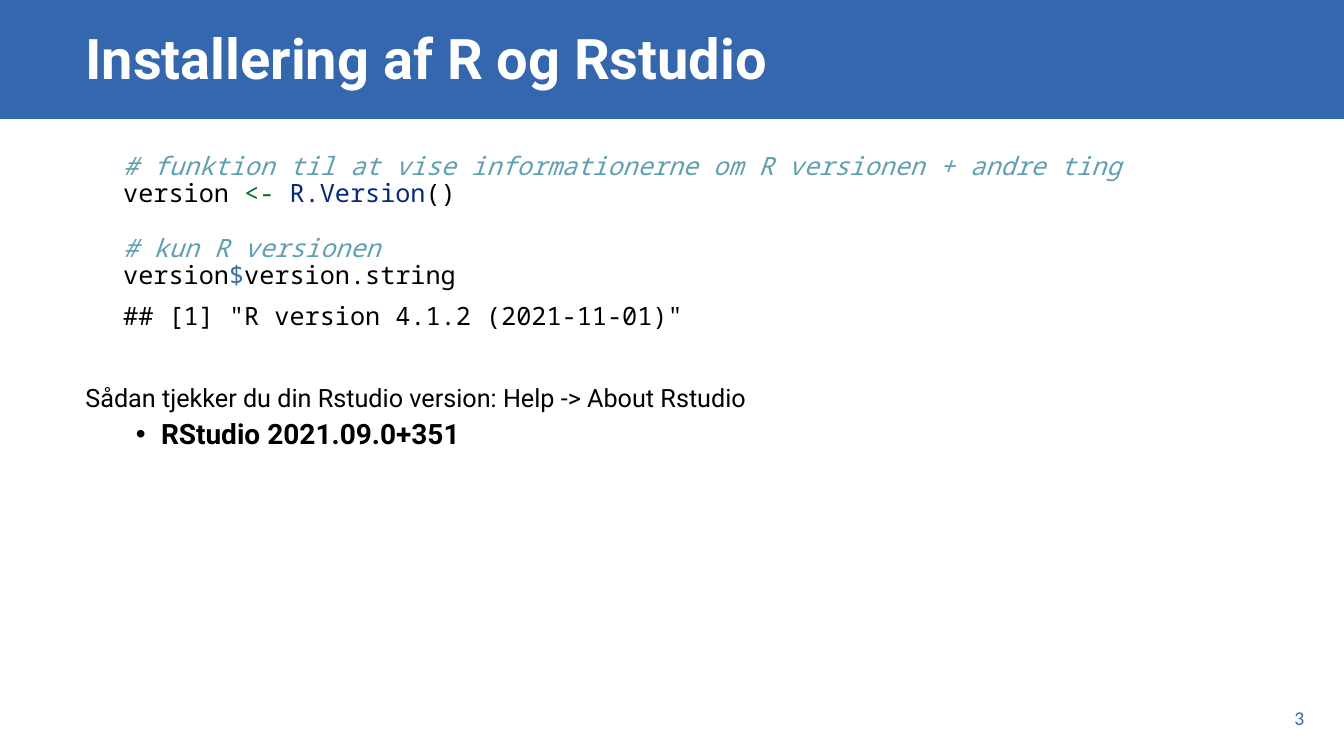
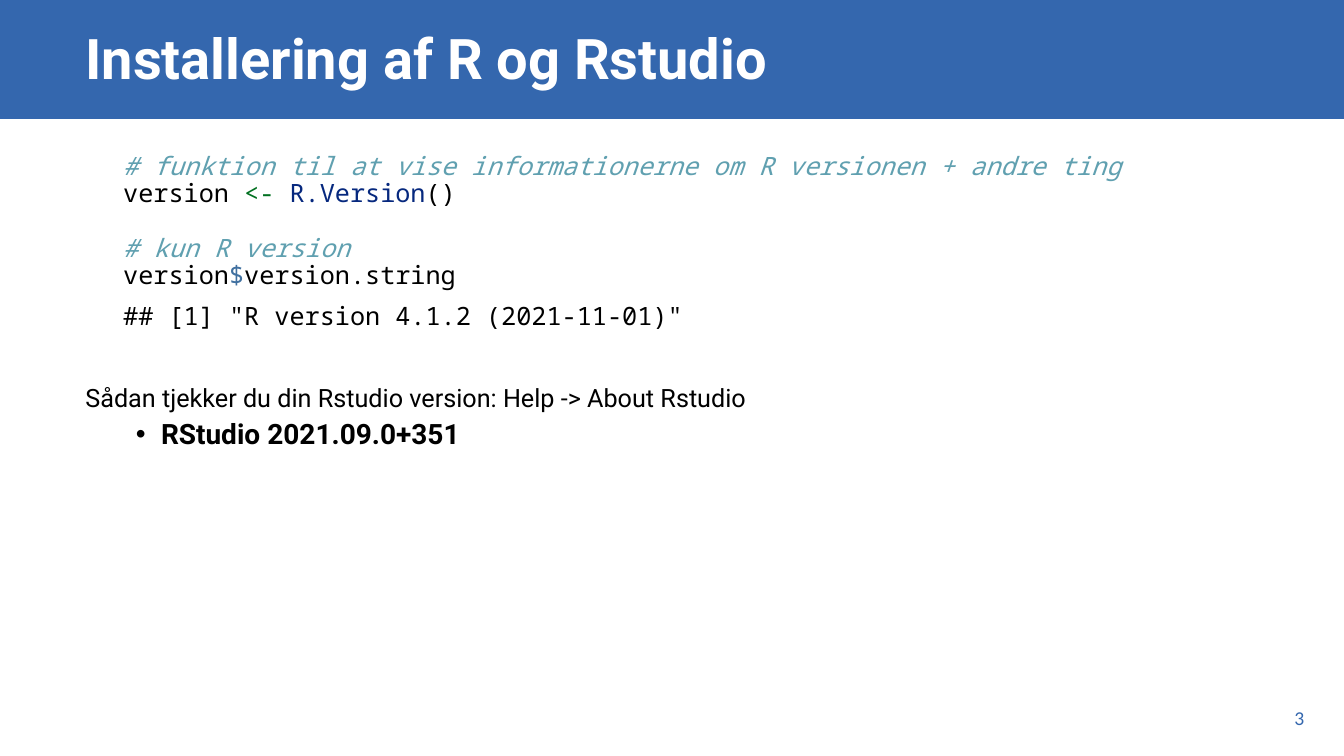
Before and after one commit to GamerdingerA/agamerdinger, a slide deck: slide 3 of content/teaching/virksomhedsstrategi/lektion01/lektion01-powerpoint.pptx. Drawn at 1344x756 pixels with LibreOffice and Linux fonts; fonts in the diff are those of the drawing. Boxes give left, top, right and bottom in pixels: in the first picture for what was removed or moved away, otherwise in the second. Text is boxed around its words. In the diff, an @@ line names an element or a change of style, - is before the commit and + after.

```diff
--- a/content/teaching/virksomhedsstrategi/lektion01/lektion01-powerpoint.pptx
+++ b/content/teaching/virksomhedsstrategi/lektion01/lektion01-powerpoint.pptx
@@ text at (123, 155, 1121, 290): text changed @@
-# funktion til at vise informationerne om R versionen + andre ting
-version <- R.Version()
-# kun R versionen
-version$version.string
+# funktion til at vise informationerne om R versionen + andre ting
+version <- R.Version()
+# kun R version
+version$version.string
```
Also in this commit, not shown: 3 other slides changed, 1 other file.
